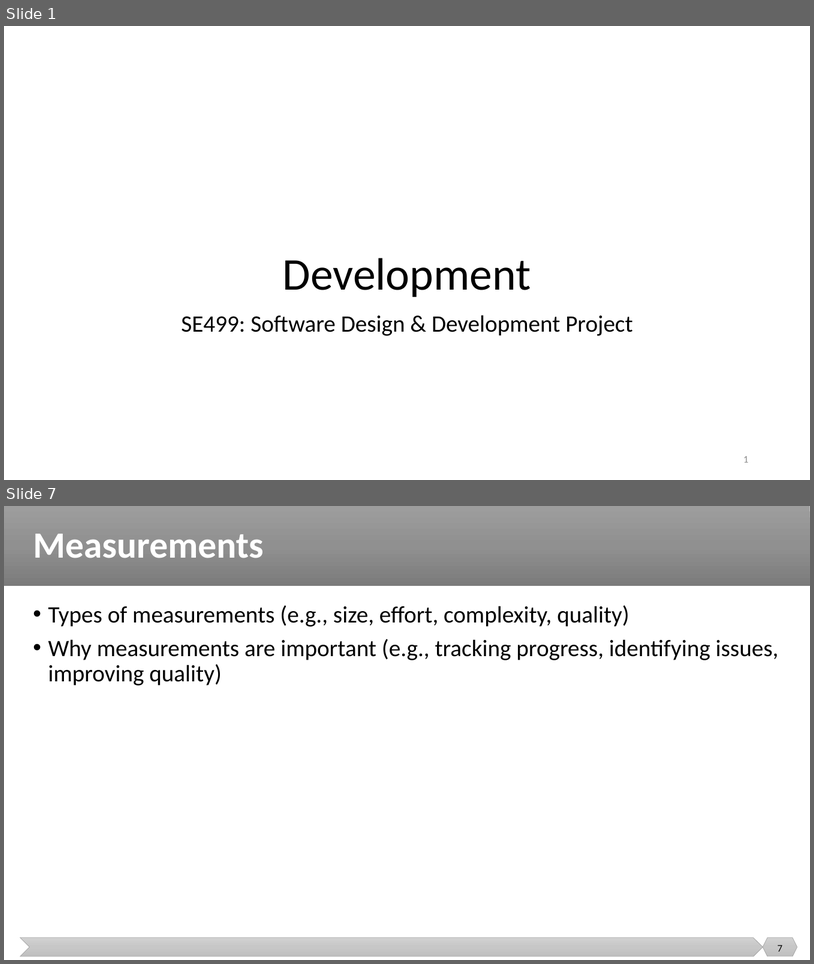
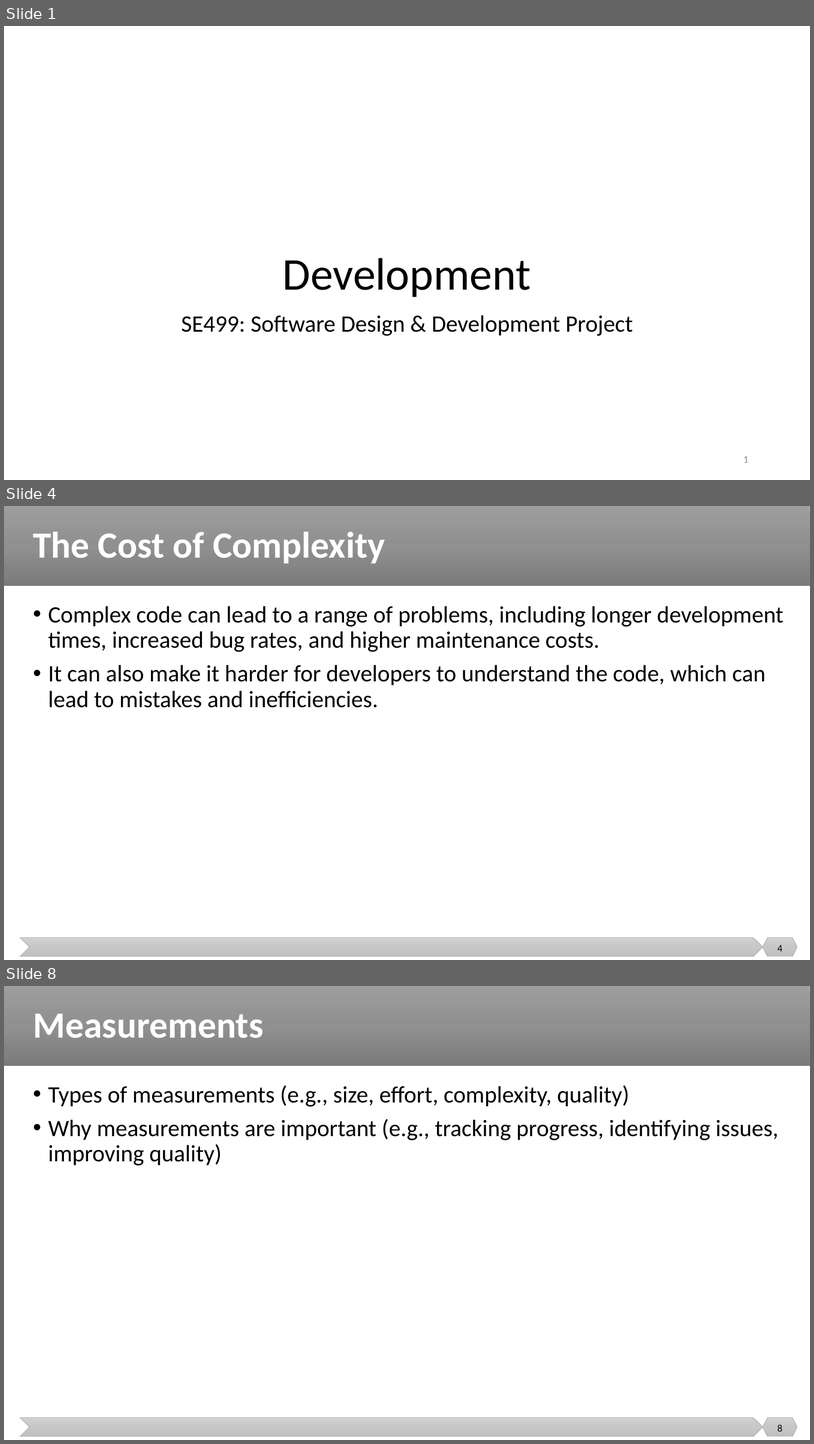
Before and after one commit to malenezi/malenezi, a slide deck: SE499/Lectures/5/Development.pptx. Shown one above the other, each under a label of ours: slides 1 and 7 before the commit, slides 1, 4 and 8 after it; the slides between them are not shown. The pictures are 814x964 and 814x1444 pixels, drawn with LibreOffice and Linux fonts; fonts in the diff are those of the drawing; background and template pictures are left out. Boxes give left, top, right and bottom in pixels: in the first picture for what was removed or moved away, otherwise in the second. Text is boxed around its words. In the diff, an @@ line names an element or a change of style, - is before the commit and + after.

```diff
--- a/SE499/Lectures/5/Development.pptx
+++ b/SE499/Lectures/5/Development.pptx
@@ slide 4 added at bbox=[4, 506, 810, 960], background #FFFFFF; not listed: 3 template elements that a slide beside it also shows @@
@@ title added at bbox=[33, 532, 386, 564], 44 pt, text #FFFFFF, bold @@
+The Cost of Complexity
@@ text added at bbox=[48, 606, 784, 708], 28 pt, text #000000 @@
+• Complex code can lead to a range of problems, including longer development times, increased bug rates, and higher maintenance costs.
+• It can also make it harder for developers to understand the code, which can lead to mistakes and inefficiencies.
@@ page number added at bbox=[778, 945, 783, 951], 12 pt, text #000000 @@
+4
@@ what was slide 7 is now slide 8 @@
@@ page number at bbox=[778, 1424, 783, 1431]: text changed @@
-7
+8
```
Also in this commit, not shown: 9 other slides added, 1 other file.
